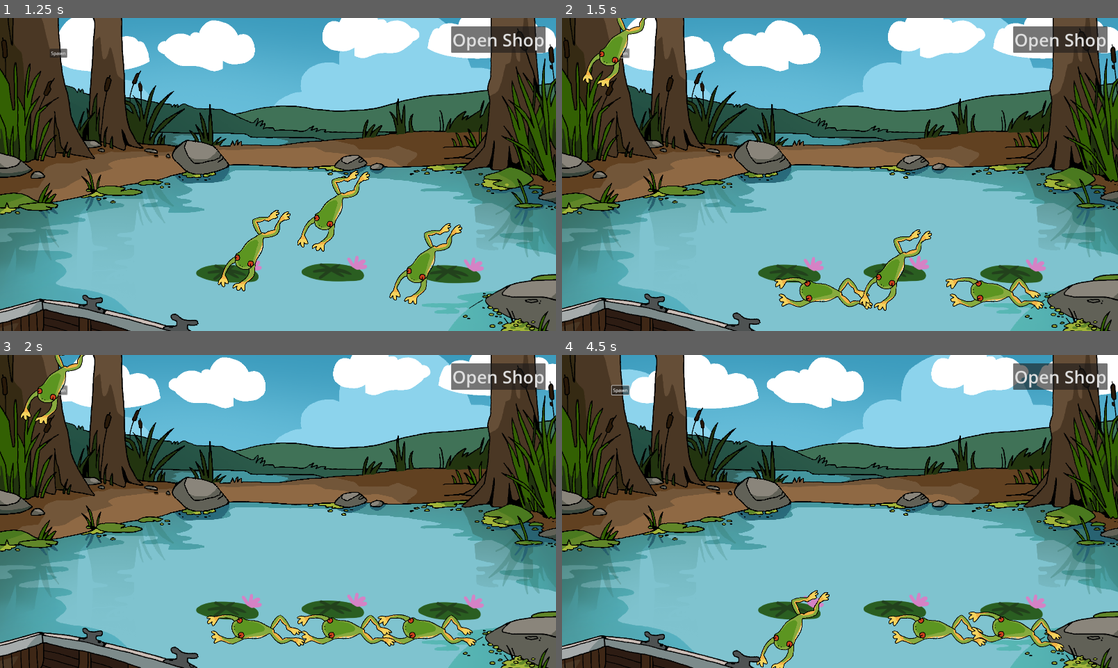
Above: before the commit, frames 1-4 (two rows, left to right).
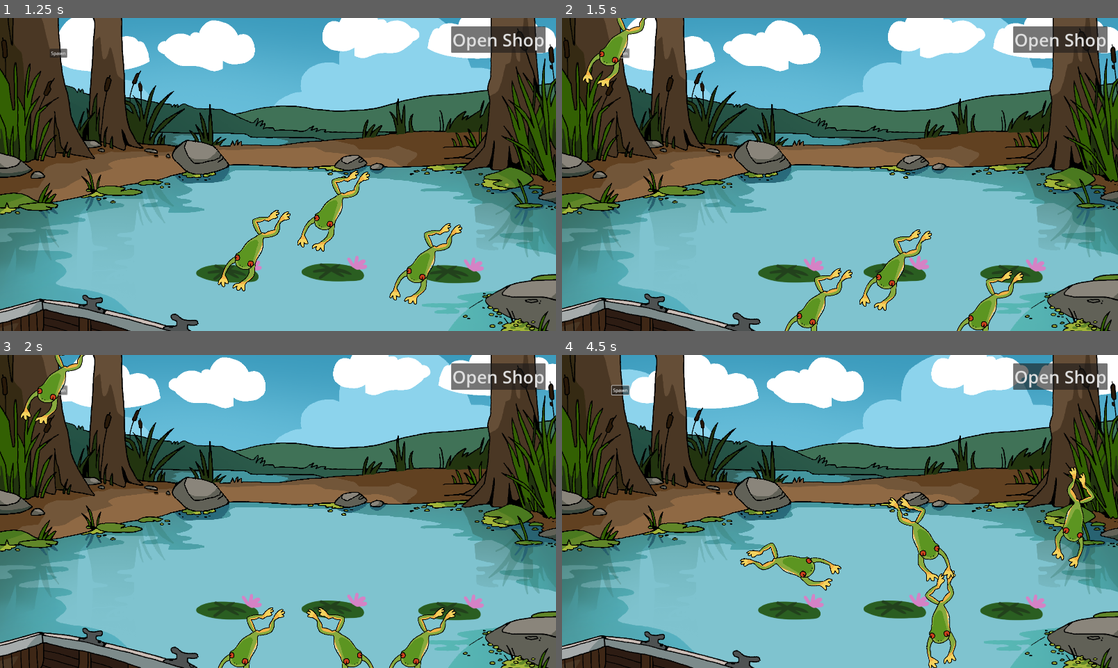
Above: after the commit, the same moments.

Repository: NotTom31/FroggeeToadems
Game: Godot game, scene res://Scenes/UI/MainMenu.tscn
Same seed, same stepped clock (60 frames per second), same inputs: the game is played once before the commit and once after it.
Inputs (mouse positions are in pixels of both pictures, inside the frame that each line leads up to):
- Up to frame 1 (1.25 s): click "Start" at 0.5 s
- Up to frame 2 (1.5 s): click "Spawn" at 1.25 s
- Up to frame 3 (2 s): no input
- Up to frame 4 (4.5 s): move the mouse to (984, 636) at 2.02 s; hold Right (ui_right) 2.03-3.53 s; click (984, 636) at 2.17 s; tap Up (ui_up) at 2.27, 3.02 s; move the mouse to (1112, 364) at 2.77 s; click (1112, 364) at 2.92 s; move the mouse to (795, 636) at 3.52 s; hold Left (ui_left) 3.53-4.28 s; click (795, 636) at 3.67 s; move the mouse to (795, 636) at 4.27 s; hold Right (ui_right) from 4.28 s (still down); click (795, 636) at 4.42 s

Frame 1 is identical in both runs. In frame 2, 2.6% of the frame differs, in the area x 38-87%, y 79-100%; in frame 3, 3.9%; in frame 4, 5.5%, in the area x 32-96%, y 35-100%.

Commit message:
Added frog flipping
added wand button

Diff:
--- a/Code/FrogLogic/FrogStates/FrogJump.gd
+++ b/Code/FrogLogic/FrogStates/FrogJump.gd
@@ -1,10 +1,12 @@
 extends State
 class_name FrogJump
 
-@export var jump_speed := 40.0
-@export var jump_height := 500.0
+@export var min_horizontal_distance := 80.0
+@export var max_horizontal_distance := 300.0
+@export var min_jump_height := 600.0
+@export var max_jump_height := 1500.0
 @export var jump_animation: String = "jump"
-@export var rotation_target := 90.0
+var rotation_target := 90.0
 @export var rotation_speed := 3.0  # Speed of rotation lerp
 
 var original_rotation = 0.0
@@ -13,10 +15,11 @@
 
 func randomize_jump_direction():
 	var direction = randf_range(-1, 1)
-	jump_direction = Vector2(direction, -1).normalized()
+	jump_direction = Vector2(direction, -1)
 
 func Enter():
 	has_jumped = false
+	frog.enable_gravity()
 	randomize_jump_direction()
 	jump()
 
@@ -25,8 +28,13 @@
 
 func jump():
 	if frog:
+		if frog.is_sprite_flipped:
+			rotation_target = 90
+		else:
+			rotation_target = -90
 		$"../../AnimatedSprite2D".play("jump")
-		frog.velocity = jump_direction * jump_speed
+		frog.velocity = jump_direction * randf_range(min_horizontal_distance, max_horizontal_distance)
+		var jump_height = randf_range(min_jump_height, max_jump_height)
 		frog.velocity.y = -jump_height
 		has_jumped = true
 		frog.rotation_degrees = rotation_target
--- a/Code/FrogLogic/FrogStates/FrogSwim.gd
+++ b/Code/FrogLogic/FrogStates/FrogSwim.gd
@@ -12,7 +12,10 @@
 
 func Enter():
 	$"../../AnimatedSprite2D".play("jump")
-	frog.rotation_degrees = 60
+	#if frog.is_sprite_flipped:
+	#	frog.rotation_degrees = 240
+	#else:
+	#	frog.rotation_degrees = 60
 	randomize_wander()
 
 func Exit():
@@ -25,8 +28,8 @@
 
 	else:
 		pass
-		#Transitioned.emit(self, "FrogJump")
-		#randomize_wander()
+		Transitioned.emit(self, "FrogJump")
+		randomize_wander()
 
 func Physics_Update(delta: float):
 	if frog && frog.is_on_floor():
--- a/Code/FrogLogic/FrogTypes/basic_frog.gd
+++ b/Code/FrogLogic/FrogTypes/basic_frog.gd
@@ -10,6 +10,7 @@
 var max_rotation_angle = deg_to_rad(40)
 var rotation_speed = 3  # How fast the rotation should change
 var mouse_position
+var is_sprite_flipped = false
 
 var original_layer: int
 var original_mask: int
@@ -102,6 +103,12 @@
 	velocity.y += gravity * delta
 	# Move the character with the applied gravity
 	move_and_slide()
+	if velocity.x > 0:
+		$AnimatedSprite2D.flip_h = true
+		is_sprite_flipped = true
+	elif velocity.x < 0:
+		$AnimatedSprite2D.flip_h = false
+		is_sprite_flipped = false
 
 func _on_mouse_exited() -> void:
 	selected = false #failsafe
--- a/Scenes/Frogs/basic_frog.tscn
+++ b/Scenes/Frogs/basic_frog.tscn
@@ -95,7 +95,7 @@
 position = Vector2(3, -2)
 scale = Vector2(0.15, 0.15)
 sprite_frames = SubResource("SpriteFrames_uccbn")
-animation = &"blink"
+animation = &"jump"
 offset = Vector2(0, -150)
 
 [node name="Area2D" type="Area2D" parent="."]
--- /dev/null
+++ b/Scenes/UI/Wand.tscn
@@ -0,0 +1,15 @@
+[gd_scene format=3 uid="uid://dmr6oqf0ghcpp"]
+
+[node name="Wand" type="Control"]
+layout_mode = 3
+anchors_preset = 15
+anchor_right = 1.0
+anchor_bottom = 1.0
+grow_horizontal = 2
+grow_vertical = 2
+
+[node name="Button" type="Button" parent="."]
+layout_mode = 0
+offset_right = 8.0
+offset_bottom = 8.0
+text = "Wand"
Not shown: 1 places in Scenes/Frogs/basic_frog.tscn that only renumber resources
